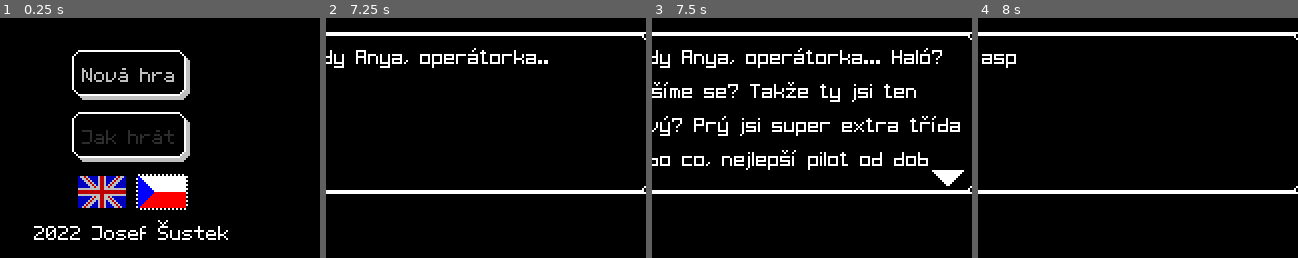
Above: before the commit, frames 1-4 (left to right).
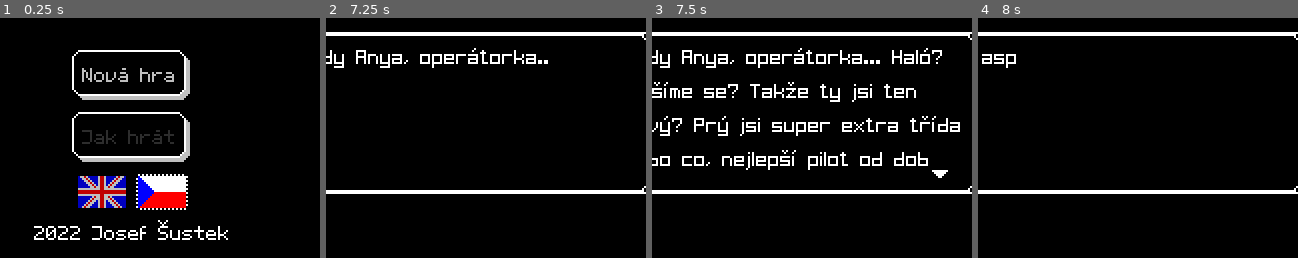
Above: after the commit, the same moments.

Repository: Paar86/Subminer
Game: Godot game, scene res://src/Managers/GameManager.tscn
Same seed, same stepped clock (60 frames per second), same inputs: the game is played once before the commit and once after it.
Inputs (mouse positions are % of the whole screen's width and height, from its top left):
- Up to frame 1 (0.25 s): no input
- Up to frame 2 (7.25 s): click "Nová hra" at 0.5 s; tap Enter (ui_accept) at 1.25, 2.27, 2.3, 2.57, 3.05, 3.6, 3.77, 4.07, 5, 5.27, 5.3, 5.57, 5.75, 6.02, 6.05, 6.32, 6.5 s; move the mouse to (72, 45) at 1.27 s; hold D (right) 1.28-2.03 s; hold Enter (ui_accept) 1.28-2.03 s; move the mouse to (30, 55) at 2.02 s; hold S (down) 2.03-2.78 s; tap Space (dash) at 2.1 s; move the mouse to (60, 28) at 2.77 s; press the mouse at (60, 28) at 2.78 s; hold D (right) 2.78-3.53 s; move the mouse to (45, 70) at 3.52 s; release the mouse at (45, 70) at 3.53 s; hold W (up) 3.53-4.25 s; click (45, 86) at 4.25 s; move the mouse to (80, 65) at 5.02 s; hold Space (dash) 5.03-5.78 s; hold A (left) 5.03-6.53 s; tap Escape (pause) at 5.65 s; move the mouse to (20, 35) at 5.77 s; click (20, 35) at 5.85 s; move the mouse to (55, 50) at 6.52 s; hold S (down) from 6.53 s (still down); hold Enter (ui_accept) from 6.53 s (still down)
- Up to frame 3 (7.5 s): move the mouse to (35, 25) at 7.27 s; release S (down) at 7.28 s; release Enter (ui_accept) at 7.28 s; hold D (right) from 7.28 s (still down); tap Space (dash) at 7.35 s
- Up to frame 4 (8 s): keep holding D (right); tap Enter (ui_accept) at 7.52, 7.55, 7.82 s
The pictures show only the part of the screen within x 29-79%, y 50-100%; the shares and areas given below are measured in that part.

Frames 1-2 are identical in both runs. In frame 3, 0.3% of the frame differs, in the area x 90-98%, y 63-70%; in frame 4, nothing differs.

Commit message:
Implemented teleport in effect + refactoring
- Added basic teleport in effect (WIP)
- Smaller continue dialogue symbol
- Refactored level name animation into dialogue scene
- Pause screen can be closed with ESC key

Diff:
--- a/src/Levels/DialogueScene.gd
+++ b/src/Levels/DialogueScene.gd
@@ -4,7 +4,7 @@
 enum States { PAGE_LOADING, PAGE_LOADED, LAST_PAGE_LOADED }
 
 onready var DialogueTextLabel: Label = $BorderRect/DialogueText
-onready var AnimationPlayerNode: AnimationPlayer = $AnimationPlayer
+onready var AnimationPlayerNode: AnimationPlayer = $IndicatorAnimationPlayer
 
 var _voice_sfx := "res://assets/sfx/voice.wav"
 var _is_dialogue_finished := false setget , _get_is_dialogue_finished
@@ -12,7 +12,10 @@
 var _pages: PoolStringArray = PoolStringArray()
 var _current_page := -1
 
+var level_id = "default"
 
+
+# Properties
 func _get_is_dialogue_finished() -> bool:
 	var all_lines_count = DialogueTextLabel.get_line_count()
 	var skipped_lines_count = DialogueTextLabel.lines_skipped
@@ -34,7 +37,7 @@
 func start_dialogue() -> void:
 	# A little of breathing room before showing the dialogue
 	yield(get_tree().create_timer(2.0), "timeout")
-	show()
+	$BorderRect.show()
 	_load_next_page()
 
 
@@ -48,7 +51,11 @@
 				_load_next_page()
 				return
 			States.LAST_PAGE_LOADED:
-				emit_signal("dialogue_ended")
+				$LevelNameAnimationPlayer.play("SHOW_LEVEL_NAME")
+
+
+func _ready() -> void:
+	$LevelName.text = TextManager.get_string_by_key(level_id + "_name")
 
 
 func _load_next_page() -> void:
@@ -118,3 +125,7 @@
 	DialogueTextLabel.text = initial_text
 
 	return pages
+
+
+func _on_LevelNameAnimationPlayer_animation_finished(anim_name: String) -> void:
+	emit_signal("dialogue_ended")
--- a/src/Levels/DialogueScene.tscn
+++ b/src/Levels/DialogueScene.tscn
@@ -1,12 +1,48 @@
-[gd_scene load_steps=8 format=2]
+[gd_scene load_steps=12 format=2]
 
 [ext_resource path="res://fonts/LCDBlock.ttf" type="DynamicFontData" id=1]
 [ext_resource path="res://src/Levels/DialogueScene.gd" type="Script" id=2]
 [ext_resource path="res://assets/ui/border_box.png" type="Texture" id=3]
+[ext_resource path="res://fonts/PolygonPixel5x7Standard.ttf" type="DynamicFontData" id=4]
 [ext_resource path="res://assets/ui/continued_text_symbol.png" type="Texture" id=5]
 
 [sub_resource type="DynamicFont" id=1]
 font_data = ExtResource( 1 )
+
+[sub_resource type="DynamicFont" id=4]
+size = 32
+font_data = ExtResource( 4 )
+
+[sub_resource type="Animation" id=6]
+length = 0.001
+
+[sub_resource type="Animation" id=5]
+resource_name = "SHOW_LEVEL_NAME"
+length = 7.0
+tracks/0/type = "value"
+tracks/0/path = NodePath("LevelName:self_modulate")
+tracks/0/interp = 1
+tracks/0/loop_wrap = true
+tracks/0/imported = false
+tracks/0/enabled = true
+tracks/0/keys = {
+"times": PoolRealArray( 0, 1, 2.5, 4, 5.5 ),
+"transitions": PoolRealArray( 1, 1, 1, 1, 1 ),
+"update": 0,
+"values": [ Color( 1, 1, 1, 0 ), Color( 1, 1, 1, 0 ), Color( 1, 1, 1, 1 ), Color( 1, 1, 1, 1 ), Color( 1, 1, 1, 0 ) ]
+}
+tracks/1/type = "value"
+tracks/1/path = NodePath("BorderRect:visible")
+tracks/1/interp = 1
+tracks/1/loop_wrap = true
+tracks/1/imported = false
+tracks/1/enabled = true
+tracks/1/keys = {
+"times": PoolRealArray( 0 ),
+"transitions": PoolRealArray( 1 ),
+"update": 1,
+"values": [ false ]
+}
 
 [sub_resource type="Animation" id=2]
 resource_name = "INDICATOR_BLINKING"
@@ -73,10 +109,27 @@
 visible = false
 margin_left = 162.0
 margin_top = 69.0
-margin_right = 178.0
+margin_right = 170.0
 margin_bottom = 77.0
 texture = ExtResource( 5 )
+expand = true
+stretch_mode = 3
 
-[node name="AnimationPlayer" type="AnimationPlayer" parent="."]
+[node name="LevelName" type="Label" parent="."]
+self_modulate = Color( 1, 1, 1, 0 )
+anchor_right = 1.0
+anchor_bottom = 1.0
+custom_fonts/font = SubResource( 4 )
+text = "{level_name}"
+align = 1
+valign = 1
+
+[node name="LevelNameAnimationPlayer" type="AnimationPlayer" parent="."]
+anims/RESET = SubResource( 6 )
+anims/SHOW_LEVEL_NAME = SubResource( 5 )
+
+[node name="IndicatorAnimationPlayer" type="AnimationPlayer" parent="."]
 anims/INDICATOR_BLINKING = SubResource( 2 )
 anims/RESET = SubResource( 3 )
+
+[connection signal="animation_finished" from="LevelNameAnimationPlayer" to="." method="_on_LevelNameAnimationPlayer_animation_finished"]
--- a/src/Levels/LevelBase.gd
+++ b/src/Levels/LevelBase.gd
@@ -7,7 +7,6 @@
 
 onready var ObjectsTilemap := $ObjectsTileMap
 onready var HUDNode := $LevelUI/HUD
-onready var LevelNameLabel := $LevelUI/LevelName
 onready var PauseScreen := $PauseScreen/PauseScreen
 
 var level_id := "default"
@@ -73,6 +72,9 @@
 			var instance: Node2D = scene.instance()
 			instance.position = pos
 
+			if instance.is_in_group("Player"):
+				instance.connect("player_ready", self, "_on_unpause_request")
+
 			var is_cell_x_flipped: bool = ObjectsTilemap.is_cell_x_flipped(cell.x, cell.y)
 			var is_cell_y_flipped: bool = ObjectsTilemap.is_cell_y_flipped(cell.x, cell.y)
 			var is_cell_transposed: bool = ObjectsTilemap.is_cell_transposed(cell.x, cell.y)
@@ -96,8 +98,12 @@
 	get_tree().paused = false
 
 
+func pause() -> void:
+	get_tree().paused = true
+
+
 func _show_pause_screen() -> void:
-	get_tree().paused = true
+	pause()
 	PauseScreen.visible = true
 
 
@@ -109,6 +115,7 @@
 
 func _ready() -> void:
 
+	get_tree().paused = true
 	PauseScreen.connect("back_pressed", self, "_on_pause_back_pressed")
 	PauseScreen.connect("restart_pressed", self, "_on_pause_restart_pressed")
 
@@ -120,10 +127,6 @@
 
 	HUDNode.reset_hitpoints()
 	HUDNode.set_minerals_goal(minerals_goal)
-	LevelNameLabel.text = TextManager.get_string_by_key(level_id + "_name")
-
-	get_tree().paused = true
-	$LevelUI/UIAnimationPlayer.play("INTRO")
 
 
 func _on_pause_back_pressed() -> void:
@@ -133,3 +136,7 @@
 
 func _on_pause_restart_pressed() -> void:
 	emit_signal("restart_level_request")
+
+
+func _on_unpause_request() -> void:
+	unpause()
--- a/src/Levels/LevelBase.tscn
+++ b/src/Levels/LevelBase.tscn
@@ -1,10 +1,9 @@
-[gd_scene load_steps=104 format=2]
+[gd_scene load_steps=100 format=2]
 
 [ext_resource path="res://src/Levels/LevelBase.gd" type="Script" id=1]
 [ext_resource path="res://assets/tilemap_base.png" type="Texture" id=2]
 [ext_resource path="res://src/UI/HUD.tscn" type="PackedScene" id=3]
 [ext_resource path="res://src/Tilesets/placeable_objects.tres" type="TileSet" id=4]
-[ext_resource path="res://fonts/PolygonPixel5x7Standard.ttf" type="DynamicFontData" id=5]
 [ext_resource path="res://assets/tilemap_ground.png" type="Texture" id=6]
 [ext_resource path="res://src/UI/PauseScreen.tscn" type="PackedScene" id=7]
 
@@ -886,67 +885,6 @@
 } ]
 1/z_index = 0
 
-[sub_resource type="DynamicFont" id=49]
-size = 32
-font_data = ExtResource( 5 )
-
-[sub_resource type="Animation" id=50]
-resource_name = "INTRO"
-length = 9.0
-tracks/0/type = "value"
-tracks/0/path = NodePath("LevelName:self_modulate")
-tracks/0/interp = 1
-tracks/0/loop_wrap = true
-tracks/0/imported = false
-tracks/0/enabled = true
-tracks/0/keys = {
-"times": PoolRealArray( 0, 1, 2.5, 4, 5.5 ),
-"transitions": PoolRealArray( 1, 1, 1, 1, 1 ),
-"update": 0,
-"values": [ Color( 1, 1, 1, 0 ), Color( 1, 1, 1, 0 ), Color( 1, 1, 1, 1 ), Color( 1, 1, 1, 1 ), Color( 1, 1, 1, 0 ) ]
-}
-tracks/1/type = "value"
-tracks/1/path = NodePath("FadeOutRect:visible")
-tracks/1/interp = 1
-tracks/1/loop_wrap = true
-tracks/1/imported = false
-tracks/1/enabled = true
-tracks/1/keys = {
-"times": PoolRealArray( 0, 8 ),
-"transitions": PoolRealArray( 1, 1 ),
-"update": 1,
-"values": [ true, false ]
-}
-tracks/2/type = "method"
-tracks/2/path = NodePath("..")
-tracks/2/interp = 1
-tracks/2/loop_wrap = true
-tracks/2/imported = false
-tracks/2/enabled = true
-tracks/2/keys = {
-"times": PoolRealArray( 9 ),
-"transitions": PoolRealArray( 1 ),
-"values": [ {
-"args": [  ],
-"method": "unpause"
-} ]
-}
-
-[sub_resource type="Animation" id=51]
-length = 0.001
-tracks/0/type = "value"
-tracks/0/path = NodePath("FadeOutRect:visible")
-tracks/0/interp = 1
-tracks/0/loop_wrap = true
-tracks/0/imported = false
-tracks/0/enabled = true
-tracks/0/keys = {
-"times": PoolRealArray( 0 ),
-"transitions": PoolRealArray( 1 ),
-"update": 1,
-"values": [ false ]
-}
-
 [node name="LevelBase" type="Node"]
 script = ExtResource( 1 )
 
@@ -979,25 +917,6 @@
 
 [node name="HUD" parent="LevelUI" instance=ExtResource( 3 )]
 
-[node name="FadeOutRect" type="ColorRect" parent="LevelUI"]
-visible = false
-anchor_right = 1.0
-anchor_bottom = 1.0
-color = Color( 0, 0, 0, 1 )
-
-[node name="LevelName" type="Label" parent="LevelUI"]
-self_modulate = Color( 1, 1, 1, 0 )
-anchor_right = 1.0
-anchor_bottom = 1.0
-custom_fonts/font = SubResource( 49 )
-text = "ÚROVEŇ 1 "
-align = 1
-valign = 1
-
-[node name="UIAnimationPlayer" type="AnimationPlayer" parent="LevelUI"]
-anims/INTRO = SubResource( 50 )
-anims/RESET = SubResource( 51 )
-
 [node name="PauseScreen" type="CanvasLayer" parent="."]
 
 [node name="PauseScreen" parent="PauseScreen" instance=ExtResource( 7 )]
--- a/src/Managers/GameManager.gd
+++ b/src/Managers/GameManager.gd
@@ -9,7 +9,6 @@
 var _current_level_id := ""
 
 onready var CurrentScene: Node = $CurrentScene
-onready var MenuManager := $MenuManager
 
 
 func _ready() -> void:
@@ -33,6 +32,8 @@
 	var dict_key = "level" + str(level_number)
 
 	var dialogue_scene = load(_dialogue_scene_path).instance()
+	dialogue_scene.level_id = dict_key
+
 	CurrentScene.add_child(dialogue_scene)
 	dialogue_scene.set_dialogue(dict_key + "_dialogue")
 	dialogue_scene.start_dialogue()
--- a/src/Managers/GameManager.tscn
+++ b/src/Managers/GameManager.tscn
@@ -1,12 +1,9 @@
-[gd_scene load_steps=3 format=2]
+[gd_scene load_steps=2 format=2]
 
 [ext_resource path="res://src/Managers/GameManager.gd" type="Script" id=1]
-[ext_resource path="res://src/Managers/MenuManager.tscn" type="PackedScene" id=2]
 
 [node name="GameManager" type="Node"]
 pause_mode = 1
 script = ExtResource( 1 )
 
 [node name="CurrentScene" type="Node" parent="."]
-
-[node name="MenuManager" parent="." instance=ExtResource( 2 )]
--- a/src/Player/PlayerKinematic.gd
+++ b/src/Player/PlayerKinematic.gd
@@ -1,6 +1,7 @@
 extends GameActor
 
 signal weapon_overheated
+signal player_ready
 
 enum States { IDLE, MOVE, DRIFT }
 
@@ -43,6 +44,7 @@
 onready var RightCannonPoint: Position2D = $CannonRightPivot/CannonRight/BulletSpawnPoint
 onready var HurtBox := $Hurtbox
 onready var DebrisSpawner := $DebrisSpawner
+onready var TeleportEffect := $TeleportEffect
 
 var _big_explosion_scene := preload("res://src/Common/BigExplosion.tscn")
 var _projectile_scene := preload("res://src/Player/PlayerProjectile.tscn")
@@ -67,6 +69,18 @@
 
 
 # Functions
+func show_player() -> void:
+	MainSprite.show()
+	CannonLeftSprite.show()
+	CannonRightSprite.show()
+
+
+func hide_player() -> void:
+	MainSprite.hide()
+	CannonLeftSprite.hide()
+	CannonRightSprite.hide()
+
+
 func propagate_effects(effects: Dictionary = {}) -> void:
 	if !_is_invincible:
 		if Enums.Effects.DAMAGE in effects:
@@ -86,6 +100,11 @@
 
 
 func _ready() -> void:
+	hide_player()
+
+	TeleportEffect.connect("teleport_in_finished", self, "_on_teleport_in_finished")
+	TeleportEffect.connect("teleport_out_finished", self, "_on_teleport_out_finished")
+
 	PlayerStats.connect("weapon_overheated", self, "_on_weapon_overheated")
 	PlayerStats.connect("weapon_cooled", self, "_on_weapon_cooled")
 	PlayerStats.connect("hitpoints_depleted", self, "_on_hitpoints_depleted")
@@ -269,3 +288,11 @@
 		new_velocity_secondary += value
 
 	_velocity_secondary = new_velocity_secondary
+
+
+func _on_teleport_in_finished() -> void:
+	emit_signal("player_ready")
+
+
+func _on_teleport_out_finished() -> void:
+	pass
--- a/src/Player/PlayerKinematic.tscn
+++ b/src/Player/PlayerKinematic.tscn
@@ -1,10 +1,12 @@
-[gd_scene load_steps=8 format=2]
+[gd_scene load_steps=12 format=2]
 
 [ext_resource path="res://src/Player/PlayerKinematic.gd" type="Script" id=1]
 [ext_resource path="res://assets/player_sprite.png" type="Texture" id=2]
 [ext_resource path="res://assets/cannon.png" type="Texture" id=3]
 [ext_resource path="res://src/Player/CannonBase.gd" type="Script" id=4]
 [ext_resource path="res://src/Player/DebrisSpawner.gd" type="Script" id=5]
+[ext_resource path="res://src/Player/TeleportEffect.gd" type="Script" id=6]
+[ext_resource path="res://assets/player_teleport_sheet.png" type="Texture" id=7]
 
 [sub_resource type="CircleShape2D" id=3]
 radius = 11.0
@@ -12,7 +14,53 @@
 [sub_resource type="CircleShape2D" id=4]
 radius = 12.0104
 
-[node name="PlayerKinematic" type="KinematicBody2D"]
+[sub_resource type="Animation" id=5]
+length = 0.001
+tracks/0/type = "value"
+tracks/0/path = NodePath("Sprite:frame")
+tracks/0/interp = 1
+tracks/0/loop_wrap = true
+tracks/0/imported = false
+tracks/0/enabled = true
+tracks/0/keys = {
+"times": PoolRealArray( 0 ),
+"transitions": PoolRealArray( 1 ),
+"update": 0,
+"values": [ 0 ]
+}
+
+[sub_resource type="Animation" id=6]
+resource_name = "TELEPORT_START"
+length = 2.3
+step = 0.05
+tracks/0/type = "value"
+tracks/0/path = NodePath("Sprite:frame")
+tracks/0/interp = 1
+tracks/0/loop_wrap = true
+tracks/0/imported = false
+tracks/0/enabled = true
+tracks/0/keys = {
+"times": PoolRealArray( 0, 0.05, 0.1, 0.15, 0.2, 0.25, 0.3, 1, 1.05, 1.1, 1.15, 1.2, 1.25, 1.7, 1.75, 1.8, 1.85, 1.9, 1.95, 2 ),
+"transitions": PoolRealArray( 1, 1, 1, 1, 1, 1, 1, 1, 1, 1, 1, 1, 1, 1, 1, 1, 1, 1, 1, 1 ),
+"update": 1,
+"values": [ 0, 1, 2, 3, 2, 1, 0, 4, 5, 6, 7, 8, 9, 9, 10, 11, 12, 13, 14, 0 ]
+}
+tracks/1/type = "method"
+tracks/1/path = NodePath("..")
+tracks/1/interp = 1
+tracks/1/loop_wrap = true
+tracks/1/imported = false
+tracks/1/enabled = true
+tracks/1/keys = {
+"times": PoolRealArray( 1.5 ),
+"transitions": PoolRealArray( 1 ),
+"values": [ {
+"args": [  ],
+"method": "show_player"
+} ]
+}
+
+[node name="PlayerKinematic" type="KinematicBody2D" groups=["Player"]]
 collision_mask = 10
 collision/safe_margin = 0.16
 script = ExtResource( 1 )
@@ -82,3 +130,22 @@
 
 [node name="PositionRight" type="Position2D" parent="DebrisSpawner"]
 position = Vector2( 8, 2 )
+
+[node name="TeleportEffect" type="Node2D" parent="."]
+pause_mode = 2
+script = ExtResource( 6 )
+
+[node name="Sprite" type="Sprite" parent="TeleportEffect"]
+texture = ExtResource( 7 )
+hframes = 15
+
+[node name="TeleportAnimationPlayer" type="AnimationPlayer" parent="TeleportEffect"]
+anims/RESET = SubResource( 5 )
+anims/TELEPORT_START = SubResource( 6 )
+
+[node name="TeleportInDelay" type="Timer" parent="TeleportEffect"]
+one_shot = true
+autostart = true
+
+[connection signal="animation_finished" from="TeleportEffect/TeleportAnimationPlayer" to="TeleportEffect" method="_on_TeleportAnimationPlayer_animation_finished"]
+[connection signal="timeout" from="TeleportEffect/TeleportInDelay" to="TeleportEffect" method="_on_TeleportInDelay_timeout"]
--- /dev/null
+++ b/src/Player/TeleportEffect.gd
@@ -0,0 +1,15 @@
+extends Node2D
+
+signal teleport_in_finished
+signal teleport_out_finished
+
+
+func _on_TeleportInDelay_timeout() -> void:
+	$TeleportAnimationPlayer.play("TELEPORT_START")
+
+
+func _on_TeleportAnimationPlayer_animation_finished(anim_name: String) -> void:
+	if anim_name == "TELEPORT_START":
+		emit_signal("teleport_in_finished")
+
+	hide()
--- a/src/UI/PauseScreen.gd
+++ b/src/UI/PauseScreen.gd
@@ -2,6 +2,12 @@
 
 signal restart_pressed
 signal back_pressed
+
+
+func _input(event: InputEvent) -> void:
+	if event.is_action_pressed("pause") and visible:
+		emit_signal("back_pressed")
+		get_tree().set_input_as_handled()
 
 
 func _ready() -> void:
Binary file added: assets/player_teleport_sheet.png
Not shown, added: assets/player_teleport_sheet.png.import
Binary file changed: assets/ui/continued_text_symbol.png
Not shown: 1 places in src/Levels/DialogueScene.tscn that only renumber resources
